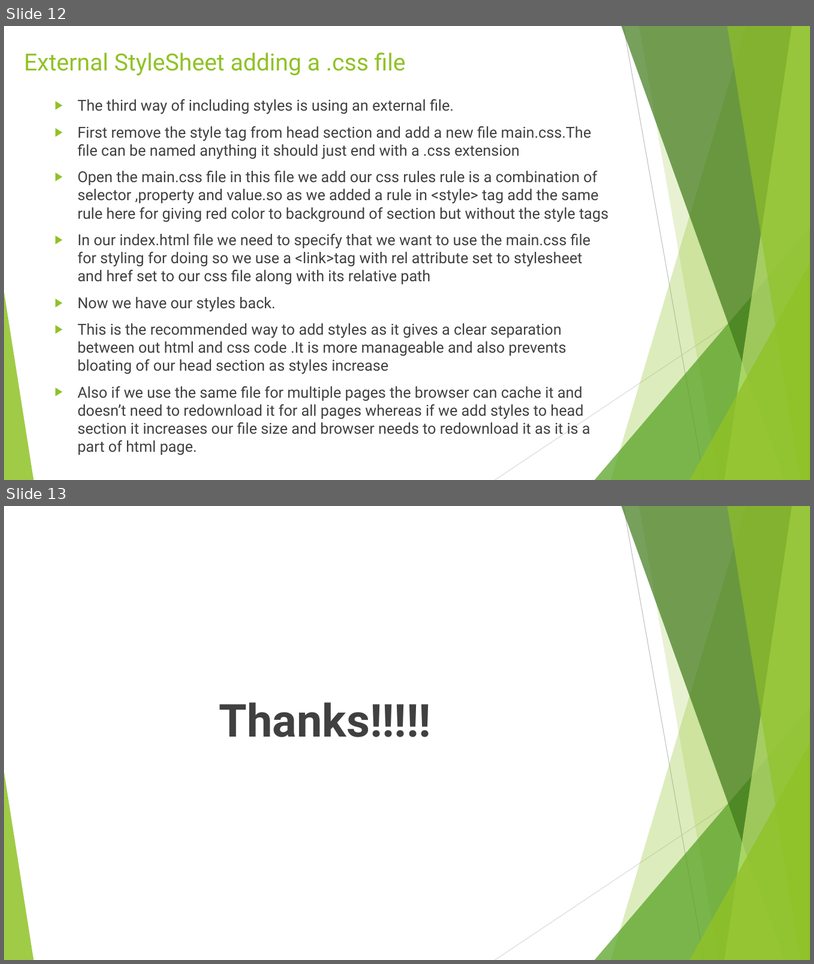
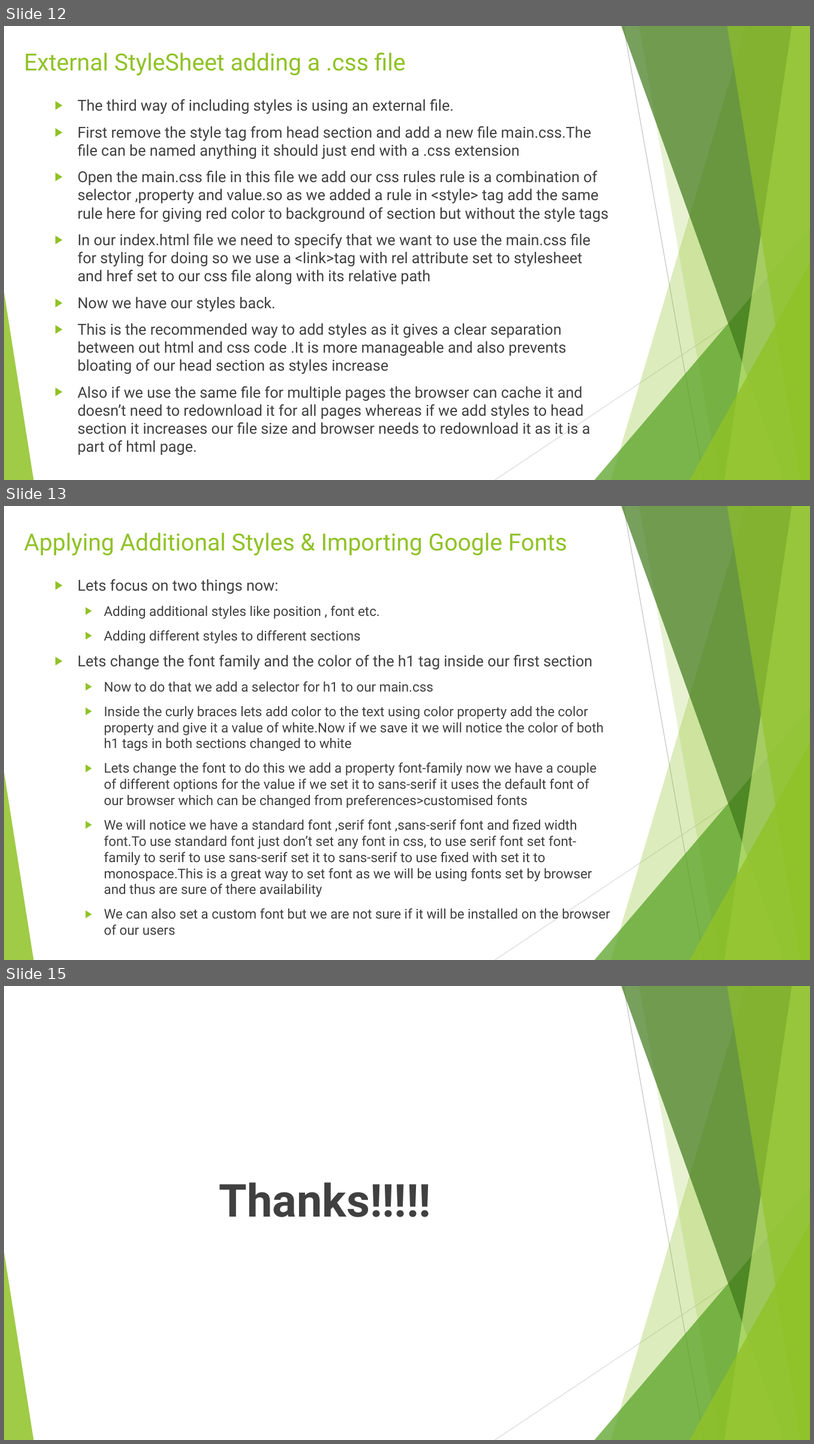
Before and after one commit to rudhrainfogain/CSS, a slide deck: PPT/Css-v2.pptx. Shown one above the other, each under a label of ours: slides 12 and 13 before the commit, slides 12, 13 and 15 after it; the slides between them are not shown. The pictures are 814x964 and 814x1444 pixels, drawn with LibreOffice and Linux fonts; fonts in the diff are those of the drawing. Boxes give left, top, right and bottom in pixels: in the first picture for what was removed or moved away, otherwise in the second. Text is boxed around its words. In the diff, an @@ line names an element or a change of style, - is before the commit and + after.

Commit message:
Applying Additional Styles & Importing Google Fonts

```diff
--- a/PPT/Css-v2.pptx
+++ b/PPT/Css-v2.pptx
@@ slide 13 added at <box>4,506,810,960</box>, background #FFFFFF; not listed: 10 template elements that a slide beside it also shows @@
@@ title added at <box>24,532,567,556</box>, 28 pt, text #90C226 @@
+Applying Additional Styles & Importing Google Fonts
@@ text added at <box>78,579,610,934</box>, 16 pt, text #404040 @@
+▶ Lets focus on two things now:
+  ▶ Adding additional styles like position , font etc.
+  ▶ Adding different styles to different sections
+▶ Lets change the font family and the color of the h1 tag inside our first section
+  ▶ Now to do that we add a selector for h1 to our main.css
+  ▶ Inside the curly braces lets add color to the text using color property add the color property and give it a value of white.Now if we save it we will notice the color of both h1 tags in both sections changed to white
+  ▶ Lets change the font to do this we add a property font-family now we have a couple of different options for the value if we set it to sans-serif it uses the default font of our browser which can be changed from preferences>customised fonts
+  ▶ We will notice we have a standard font ,serif font ,sans-serif font and fized width font.To use standard font just don’t set any font in css, to use serif font set font-family to serif to use sans-serif set it to sans-serif to use fixed with set it to monospace.This is a great way to set font as we will be using fonts set by browser and thus are sure of there availability
+  ▶ We can also set a custom font but we are not sure if it will be installed on the browser of our users
@@ what was slide 13 is now slide 15 @@
```
Also in this commit, not shown: 1 other slide added, 2 other files.
